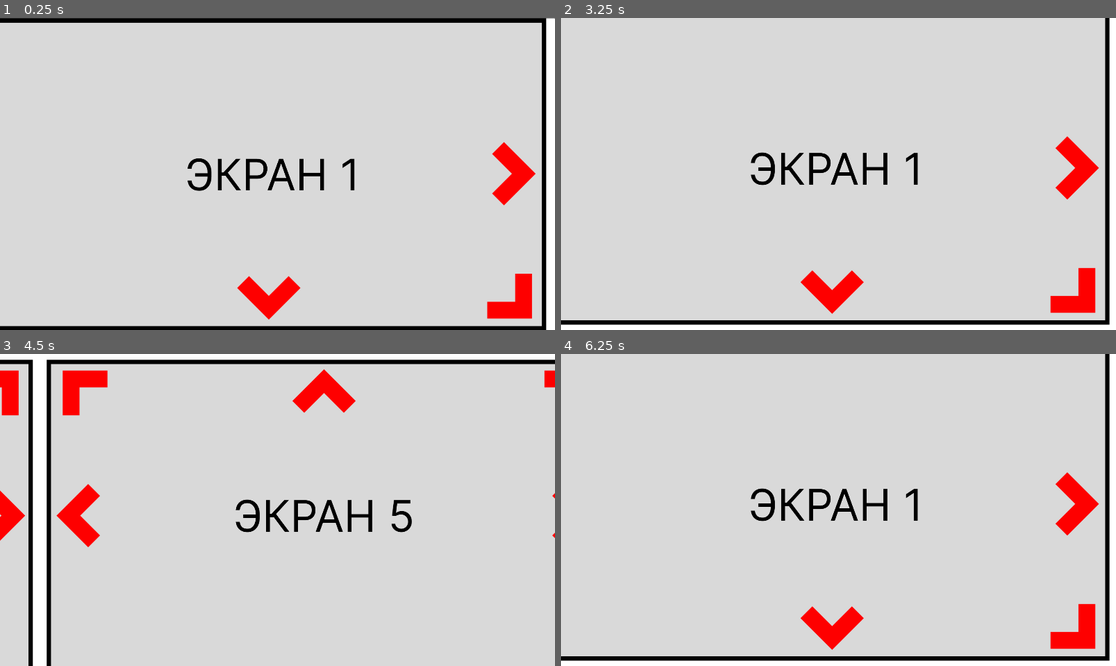
Above: before the commit, frames 1-4 (two rows, left to right).
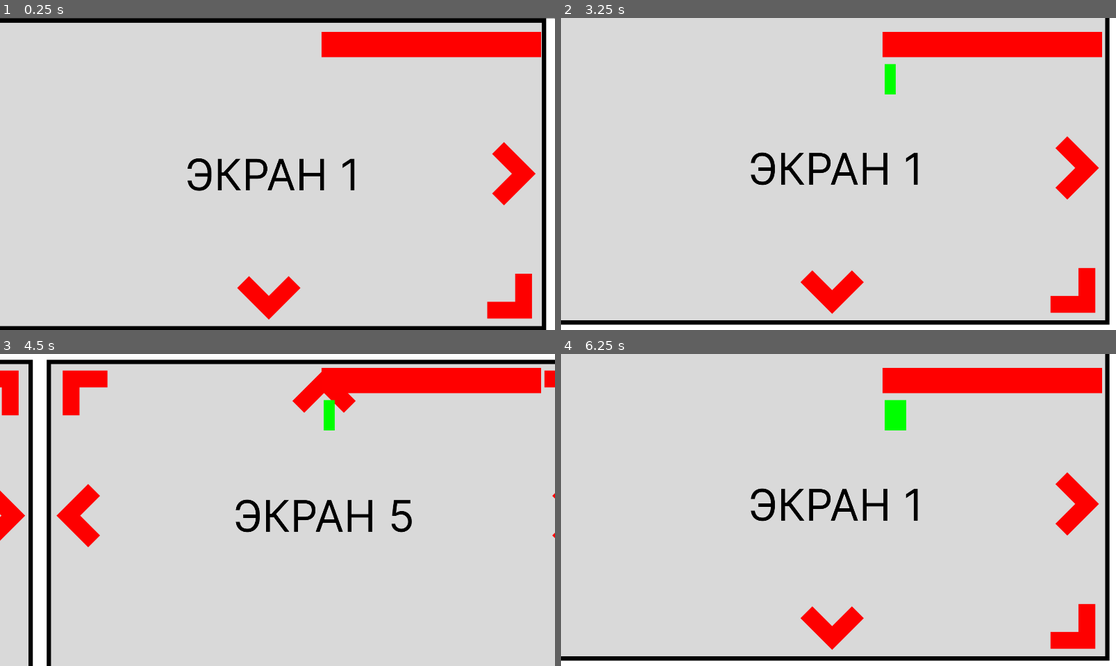
Above: after the commit, the same moments.

Repository: PistrunXvX/Unblock
Game: Godot game, scene res://Scenes/Main/main_scene.tscn
The game is run twice, just before and just after one commit, with the same random seed, the same clock (stepped at 60 frames per second) and the same inputs. Before the commit the project has no main scene; this scene is started directly in both runs.
Inputs (mouse positions are in pixels of both pictures, inside the frame that each line leads up to):
- Up to frame 1 (0.25 s): no input
- Up to frame 2 (3.25 s): tap Enter at 0.5, 2 s; move the mouse to (1082, 170) at 0.52 s; tap S (camera_move_down) at 0.6 s; tap Space at 1.25, 2.75 s; move the mouse to (588, 174) at 1.27 s; tap A (camera_move_left) at 1.35 s; move the mouse to (805, 298) at 2.02 s; tap D (camera_move_right) at 2.1 s; move the mouse to (810, 52) at 2.77 s; tap W (camera_move_top) at 2.85 s
- Up to frame 3 (4.5 s): tap Enter at 3.5 s; move the mouse to (444, 556) at 3.52 s; tap S (camera_move_down) at 3.6 s; tap Space at 4.25 s; move the mouse to (521, 516) at 4.27 s; tap A (camera_move_left) at 4.35 s
- Up to frame 4 (6.25 s): move the mouse to (588, 516) at 5.02 s; tap D (camera_move_right) at 5.1 s; move the mouse to (755, 432) at 5.77 s; tap W (camera_move_top) at 5.85 s

The runs differ from the first frame. In frame 1, 3.3% of the frame differs, in the area x 57-98%, y 4-13%; in frame 2, 3.5%; in frame 3, 3.3%; in frame 4, 3.6%, in the area x 57-98%, y 4-25%.

Commit message:
Add to Display

Diff:
--- a/Scenes/Display/Main.tscn
+++ b/Scenes/Display/Main.tscn
@@ -1,10 +1,11 @@
-[gd_scene load_steps=21 format=3 uid="uid://u17qwj4dl4fn"]
+[gd_scene load_steps=22 format=3 uid="uid://u17qwj4dl4fn"]
 
 [ext_resource type="Script" path="res://Scenes/Display/Main.gd" id="1_36sxg"]
 [ext_resource type="Texture2D" uid="uid://05lglthdl4sj" path="res://Assets/Sprites/test_display_1.jpg" id="2_7m1ck"]
 [ext_resource type="Texture2D" uid="uid://cj46dlvcpsimv" path="res://Assets/Sprites/test_display_2.jpg" id="3_bbrll"]
 [ext_resource type="Texture2D" uid="uid://403q500ifr74" path="res://Assets/Sprites/test_display_3.jpg" id="4_2uu5r"]
 [ext_resource type="Texture2D" uid="uid://31o3s1ku47ue" path="res://Assets/Sprites/test_display_4.jpg" id="5_4jia0"]
+[ext_resource type="PackedScene" uid="uid://byj40cdlhan0v" path="res://Scenes/HUD/HUD.tscn" id="6_eayq5"]
 [ext_resource type="Texture2D" uid="uid://durw243mebryd" path="res://Assets/Sprites/test_display_5.jpg" id="6_ha3rk"]
 [ext_resource type="Texture2D" uid="uid://v3d3uppqqls3" path="res://Assets/Sprites/test_display_6.jpg" id="7_4k6ie"]
 
@@ -49,6 +50,8 @@
 
 [node name="Main" type="Node"]
 script = ExtResource("1_36sxg")
+
+[node name="HUD" parent="." instance=ExtResource("6_eayq5")]
 
 [node name="Display" type="CanvasGroup" parent="."]
 
--- /dev/null
+++ b/Scenes/HUD/HUD.tscn
@@ -0,0 +1,18 @@
+[gd_scene load_steps=3 format=3 uid="uid://byj40cdlhan0v"]
+
+[ext_resource type="PackedScene" uid="uid://c8ml3ac40vupn" path="res://Scenes/UI/Health/Health.tscn" id="1_fc1rr"]
+[ext_resource type="PackedScene" uid="uid://uc41q1m4ycyt" path="res://Scenes/UI/Stamina/Stamina.tscn" id="2_bbfg6"]
+
+[node name="HUD" type="CanvasLayer"]
+
+[node name="Health" parent="." instance=ExtResource("1_fc1rr")]
+offset_left = 1112.0
+offset_top = 48.0
+offset_right = -48.0
+offset_bottom = -944.0
+
+[node name="Stamina" parent="." instance=ExtResource("2_bbfg6")]
+offset_left = 1120.0
+offset_top = 160.0
+offset_right = -48.0
+offset_bottom = -816.0
--- a/Scenes/UI/Health/Health.gd
+++ b/Scenes/UI/Health/Health.gd
@@ -1,6 +1,7 @@
 extends Control
 
 @onready var hp_bar = $TextureProgressBar
+
 
 # Called when the node enters the scene tree for the first time.
 func _ready():
--- a/project.godot
+++ b/project.godot
@@ -11,6 +11,7 @@
 [application]
 
 config/name="Ublock"
+run/main_scene="res://Scenes/Main/main_scene.tscn"
 config/features=PackedStringArray("4.1", "Forward Plus")
 config/icon="res://icon.svg"
 
